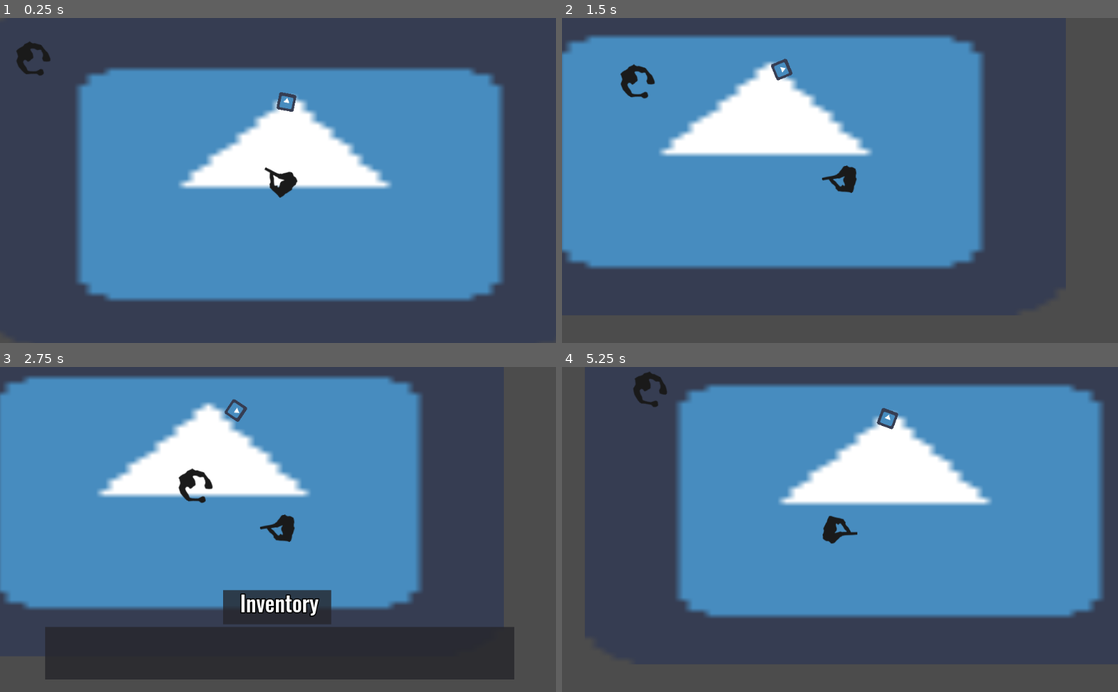
Above: before the commit, frames 1-4 (two rows, left to right).
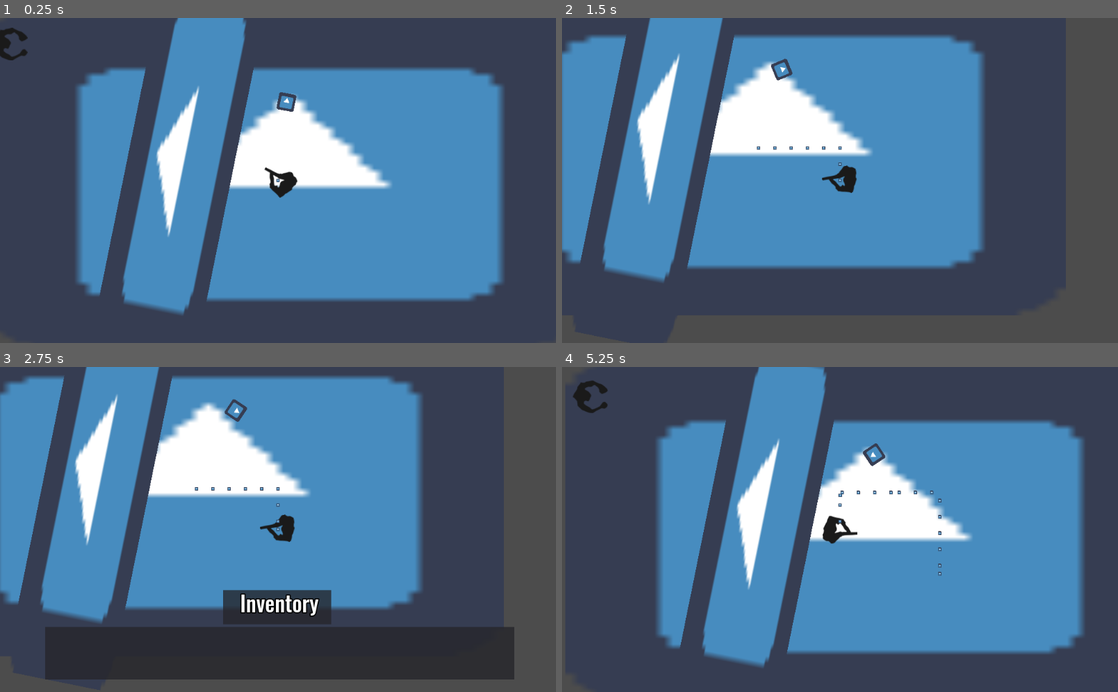
Above: after the commit, the same moments.

Repository: StrawberryGameJam/ZombieGame2020
Game: Godot game, scene res://Scenes/Main.tscn
The game is run twice, just before and just after one commit, with the same random seed, the same clock (stepped at 60 frames per second) and the same inputs. The engine's default icon, where the game draws it, is replaced by a stand-in: a white triangle on a blue panel in a dark square.
Inputs (mouse positions are in pixels of both pictures, inside the frame that each line leads up to):
- Up to frame 1 (0.25 s): no input
- Up to frame 2 (1.5 s): tap Enter (ui_accept) at 0.5, 0.77 s; move the mouse to (962, 164) at 0.52 s; hold Right (ui_right) 0.53-1.28 s; click (962, 164) at 0.6 s; move the mouse to (728, 196) at 1.27 s; hold Down (ui_down) from 1.28 s (still down); click (728, 196) at 1.35 s
- Up to frame 3 (2.75 s): tap Enter (ui_accept) at 1.52 s; move the mouse to (333, 458) at 2.02 s; release Down (ui_down) at 2.03 s; hold Right (ui_right) from 2.03 s (still down); click (333, 458) at 2.1 s
- Up to frame 4 (5.25 s): move the mouse to (812, 594) at 2.77 s; release Right (ui_right) at 2.78 s; hold Up (ui_up) 2.78-3.53 s; click (812, 594) at 2.85 s; tap Enter (ui_accept) at 3.02, 3.77, 4.52 s; move the mouse to (1006, 578) at 3.52 s; hold Left (ui_left) 3.53-5.03 s; click (1006, 578) at 3.6 s; move the mouse to (673, 480) at 4.27 s; click (673, 480) at 4.35 s; move the mouse to (867, 529) at 5.02 s; hold Down (ui_down) from 5.03 s (still down); click (867, 529) at 5.1 s

The runs differ from the first frame. In frame 1, 9.6% of the frame differs, in the area x 0-51%, y 0-92%; in frame 2, 7.9%; in frame 3, 7.9%; in frame 4, 34%, in the area x 1-98%, y 0-93%.

Commit message:
ta quase lah

Diff:
--- a/Scenes/Main.tscn
+++ b/Scenes/Main.tscn
@@ -1,21 +1,24 @@
-[gd_scene load_steps=6 format=2]
+[gd_scene load_steps=7 format=2]
 
-[ext_resource path="res://Scenes/Player/Player.tscn" type="PackedScene" id=1]
-[ext_resource path="res://icon.png" type="Texture" id=2]
+[ext_resource path="res://icon.png" type="Texture" id=1]
+[ext_resource path="res://Scenes/Player/Player.tscn" type="PackedScene" id=2]
 [ext_resource path="res://Scenes/Inter.gd" type="Script" id=3]
 [ext_resource path="res://Scenes/Zombies/default/Zombie.tscn" type="PackedScene" id=4]
 
 [sub_resource type="CircleShape2D" id=1]
 radius = 20.8585
 
+[sub_resource type="RectangleShape2D" id=2]
+extents = Vector2( 400, 100 )
+
 [node name="Main" type="Node2D"]
 
 [node name="icon" type="Sprite" parent="."]
 position = Vector2( 519.886, 244.474 )
 scale = Vector2( 17.2762, 9.90706 )
-texture = ExtResource( 2 )
+texture = ExtResource( 1 )
 
-[node name="Player" parent="." instance=ExtResource( 1 )]
+[node name="Player" parent="." instance=ExtResource( 2 )]
 position = Vector2( 506.672, 252.2 )
 
 [node name="Inter" type="Area2D" parent="."]
@@ -29,6 +32,21 @@
 
 [node name="icon" type="Sprite" parent="Inter"]
 scale = Vector2( 0.5, 0.5 )
-texture = ExtResource( 2 )
+texture = ExtResource( 1 )
 
 [node name="Zombie" parent="." instance=ExtResource( 4 )]
+
+[node name="StaticBody2D" type="StaticBody2D" parent="."]
+position = Vector2( 329.797, 219.026 )
+rotation = -1.37124
+__meta__ = {
+"_edit_group_": true
+}
+
+[node name="CollisionShape2D" type="CollisionShape2D" parent="StaticBody2D"]
+shape = SubResource( 2 )
+
+[node name="icon" type="Sprite" parent="StaticBody2D"]
+position = Vector2( 2.51754, -2.51752 )
+scale = Vector2( 12.4863, 3.0455 )
+texture = ExtResource( 1 )
--- /dev/null
+++ b/Scenes/Node2D.gd
@@ -0,0 +1,10 @@
+extends Node2D
+
+var player
+
+func _ready():
+  $Timer.connect("timeout", self, "remove_scent")
+
+func remove_scent():
+  player.scent_trail.erase(self)
+  queue_free()
--- a/Scenes/Player/Player.gd
+++ b/Scenes/Player/Player.gd
@@ -10,10 +10,19 @@
 export(int) var SPEED = 300
 onready var raycast = $RayCast2D
 
+const scent_scene = preload("res://Scenes/Scent.tscn")
+
+var scent_trail = []
+
 var interacting_areas = []
 var mode = MODE.move
 
 func _ready():
+#	var ScentTimer = Timer.new()
+#	add_child(ScentTimer)
+#	ScentTimer.autostart = true
+#	ScentTimer.wait_time = 0.1
+	$ScentTimer.connect("timeout", self, "add_scent")
 	yield(get_tree(), "idle_frame")
 	get_tree().call_group("zombies", "set_player", self)
 	Global.mouse_mode("aim")
@@ -97,6 +106,13 @@
 	#and event.button_index == 1
 	#and event.pressed):
 #	pass
+func add_scent():
+	var scent      = scent_scene.instance()
+	get_parent().add_child(scent)
+	scent.player   = self
+	scent.position = position
+	scent_trail.push_front(scent)
+
 
 func _on_area_entered(area):
 	if area.is_in_group("Interactible"):
--- a/Scenes/Player/Player.tscn
+++ b/Scenes/Player/Player.tscn
@@ -33,6 +33,8 @@
 
 [node name="Camera2D" type="Camera2D" parent="."]
 current = true
+drag_margin_h_enabled = false
+drag_margin_v_enabled = false
 script = ExtResource( 3 )
 
 [node name="CanvasLayer" type="CanvasLayer" parent="."]
@@ -46,3 +48,7 @@
 [node name="RayCast2D" type="RayCast2D" parent="."]
 enabled = true
 cast_to = Vector2( 2000, 0 )
+
+[node name="ScentTimer" type="Timer" parent="."]
+wait_time = 0.1
+autostart = true
--- /dev/null
+++ b/Scenes/Scent.gd
@@ -0,0 +1,11 @@
+extends Node2D
+
+var player
+onready var timer = $Timer
+
+func _ready():
+  timer.connect("timeout", self, "remove_scent")
+
+func remove_scent():
+  player.scent_trail.erase(self)
+  queue_free()
--- /dev/null
+++ b/Scenes/Scent.tscn
@@ -0,0 +1,15 @@
+[gd_scene load_steps=3 format=2]
+
+[ext_resource path="res://Scenes/Scent.gd" type="Script" id=1]
+[ext_resource path="res://icon.png" type="Texture" id=2]
+
+[node name="Scent" type="Node2D"]
+script = ExtResource( 1 )
+
+[node name="Timer" type="Timer" parent="."]
+wait_time = 3.0
+autostart = true
+
+[node name="icon" type="Sprite" parent="."]
+scale = Vector2( 0.1, 0.1 )
+texture = ExtResource( 2 )
--- a/Scenes/Zombies/default/Zombie.gd
+++ b/Scenes/Zombies/default/Zombie.gd
@@ -5,22 +5,44 @@
 onready var raycast = $RayCast2D
 
 var player = null
+var dir = Vector2()
 
 func _ready():
 	add_to_group("zombies")
+	$Area2D.connect("body_entered", self, "attack")
+
 
 func _physics_process(delta):
 	if player == null:
 		return
-	var vec_to_player = player.global_position - global_position
-	vec_to_player = vec_to_player.normalized()
-	global_rotation = atan2(vec_to_player.y, vec_to_player.x)
-	move_and_slide(vec_to_player * MOVE_SPEED)
 
-	if raycast.is_colliding():
-		var coll = raycast.get_collider()
-		if coll.name == "Player":
-			coll.kill()
+	chase_target()
+	rotation = dir.angle()
+	move_and_slide(dir*MOVE_SPEED)
+
+func chase_target():
+	if(player != null):
+	  var look     = get_node("RayCast2D")
+	  look.cast_to = (player.position - position)
+	  look.force_raycast_update()
+
+	  # if we can see the target, chase it
+	  if !look.is_colliding():
+	    dir = look.cast_to.normalized()
+
+	  # or chase first scent we can see
+	  else:
+	    for scent in player.scent_trail:
+	      look.cast_to = (scent.position - position)
+	      look.force_raycast_update()
+
+	      if !look.is_colliding():
+	        dir = look.cast_to.normalized()
+	        break
+
+func attack(body):
+	if(body == player):
+		body.kill()
 
 func kill():
 	queue_free()
--- a/Scenes/Zombies/default/Zombie.tscn
+++ b/Scenes/Zombies/default/Zombie.tscn
@@ -1,10 +1,12 @@
-[gd_scene load_steps=4 format=2]
+[gd_scene load_steps=5 format=2]
 
 [ext_resource path="res://Scenes/Zombies/default/Zombie.gd" type="Script" id=1]
 [ext_resource path="res://Scenes/Zombies/default/zombie.png" type="Texture" id=2]
 
 [sub_resource type="CircleShape2D" id=1]
 radius = 30.0
+
+[sub_resource type="CapsuleShape2D" id=2]
 
 [node name="Zombie" type="KinematicBody2D"]
 script = ExtResource( 1 )
@@ -19,3 +21,9 @@
 [node name="RayCast2D" type="RayCast2D" parent="."]
 enabled = true
 cast_to = Vector2( 50, 0 )
+
+[node name="Area2D" type="Area2D" parent="."]
+
+[node name="CollisionShape2D" type="CollisionShape2D" parent="Area2D"]
+position = Vector2( 40.85, 2.85 )
+shape = SubResource( 2 )
